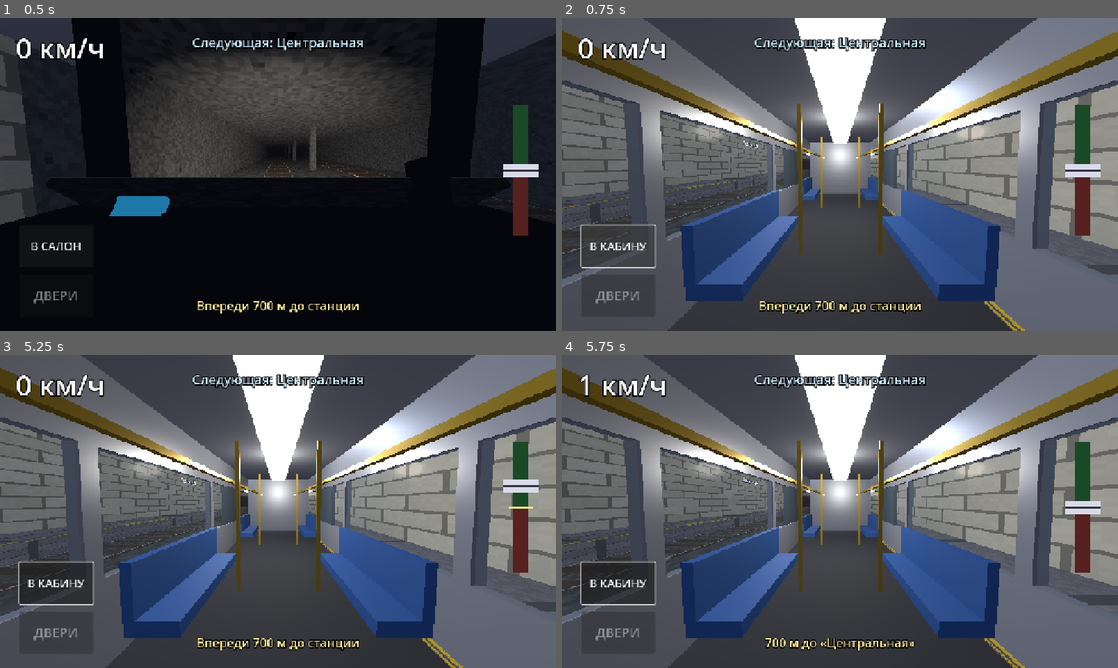
Above: before the commit, frames 1-4 (two rows, left to right).
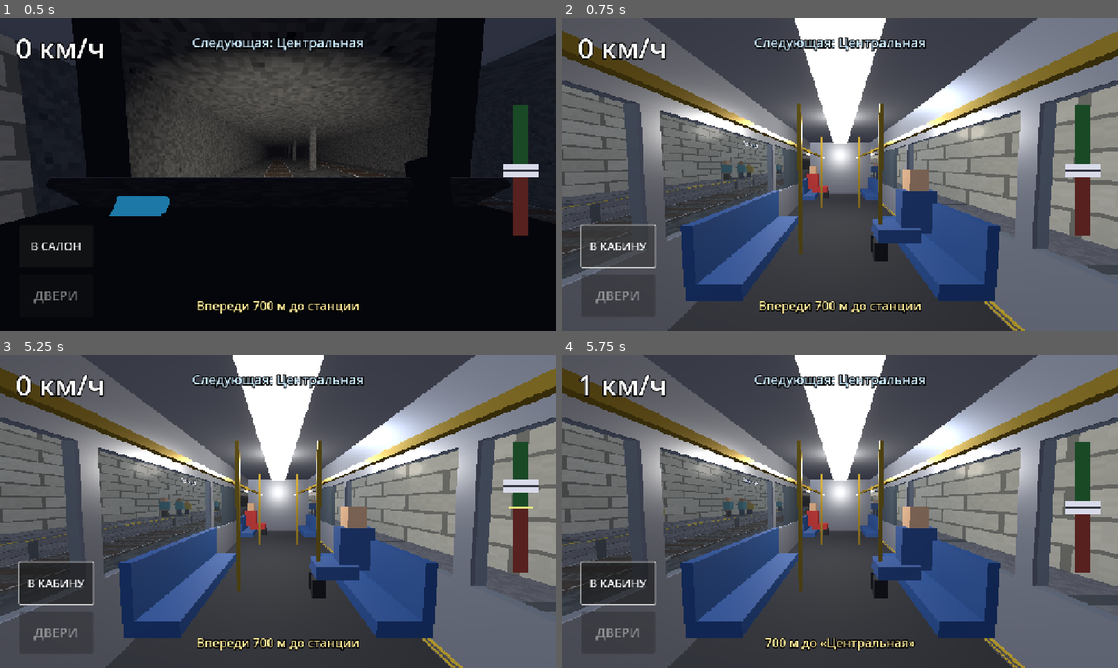
Above: after the commit, the same moments.

Repository: enmalafeev/metrograd
Game: Godot game, scene res://scenes/main.tscn
The game is run twice, just before and just after one commit, with the same random seed, the same clock (stepped at 60 frames per second) and the same inputs.
Inputs (mouse positions are in pixels of both pictures, inside the frame that each line leads up to):
- Up to frame 1 (0.5 s): no input
- Up to frame 2 (0.75 s): click "В САЛОН" at 0.5 s
- Up to frame 3 (5.25 s): click "В КАБИНУ" at 1.25 s; click "В САЛОН" at 2 s; click "В КАБИНУ" at 2.75 s; click "В САЛОН" at 3.5 s; click "В КАБИНУ" at 4.25 s; tap Enter at 5 s; drag from (522, 508) to (333, 442) at 5.02 s
- Up to frame 4 (5.75 s): no input

Frame 1 is identical in both runs. In frame 2, 2.2% of the frame differs, in the area x 28-68%, y 45-78%; in frame 3, 2.2%; in frame 4, 2.2%, in the area x 18-68%, y 45-78%.

Commit message:
Пассажиры на станциях: посадка и высадка из вагонов
На обеих платформах каждой станции стоят блочные пиксель-арт фигурки
(scripts/passengers.gd). Когда поезд открывает двери у центра платформы,
часть ожидающих идёт к ближайшей двери и «садится» в вагон, а часть
пассажиров выходит из вагона и расходится по платформе — движение твинами
с покачиванием при ходьбе. В салоне добавлены сидящие пассажиры, видимые
в режиме «В САЛОН». В остановки world.gd добавлено поле пути (x).

Co-Authored-By: Claude Opus 4.8 <noreply@anthropic.com>

Diff:
--- a/scenes/main.tscn
+++ b/scenes/main.tscn
@@ -1,8 +1,9 @@
-[gd_scene load_steps=5 format=3]
+[gd_scene load_steps=6 format=3]
 
 [ext_resource type="Script" path="res://scripts/main.gd" id="1"]
 [ext_resource type="Script" path="res://scripts/world.gd" id="2"]
 [ext_resource type="Script" path="res://scripts/train.gd" id="3"]
+[ext_resource type="Script" path="res://scripts/passengers.gd" id="4"]
 
 [node name="Main" type="Node"]
 script = ExtResource("1")
@@ -18,6 +19,9 @@
 [node name="Train" type="Node3D" parent="World3D"]
 script = ExtResource("3")
 
+[node name="Passengers" type="Node3D" parent="World3D"]
+script = ExtResource("4")
+
 [node name="HUD" type="CanvasLayer" parent="."]
 
 [node name="Screen" type="TextureRect" parent="HUD"]
--- a/scripts/main.gd
+++ b/scripts/main.gd
@@ -7,6 +7,7 @@
 
 @onready var world: Node3D = $World3D/World
 @onready var train: Node3D = $World3D/Train
+@onready var passengers: Node3D = $World3D/Passengers
 @onready var screen: TextureRect = $HUD/Screen
 
 var lever: Control
@@ -24,6 +25,7 @@
 func _ready() -> void:
 	screen.texture = $World3D.get_texture()
 	train.setup(world.get_curve(), world.start_offset())
+	passengers.setup(world)
 	_build_hud()
 	_update_hud()
 
@@ -56,6 +58,9 @@
 			doors_open = true
 			dwell_ok = false
 			get_tree().create_timer(DWELL).timeout.connect(func() -> void: dwell_ok = true)
+			# посадка/высадка на платформе того пути, у которого стоим
+			var stop: Dictionary = world.stops[next_stop]
+			passengers.board_and_alight(int(stop["idx"]), signi(int(stop["x"])))
 	elif dwell_ok:
 		doors_open = false
 		next_stop = (next_stop + 1) % world.stops.size()   # следующая остановка по кругу
--- /dev/null
+++ b/scripts/passengers.gd
@@ -0,0 +1,152 @@
+extends Node3D
+## Пассажиры на платформах станций: ожидают поезд, входят и выходят из вагонов.
+##
+## На каждой платформе каждой станции стоит группа блочных пиксель-арт фигурок.
+## Когда поезд открывает двери, main.gd вызывает board_and_alight(): часть
+## ожидающих идёт к ближайшей двери и «садится» (исчезает в вагоне), а часть
+## пассажиров «выходит» из вагона и расходится по платформе. Ходьба — твинами.
+
+const DOOR_X := 4.3            # |x| дверного проёма вагона у платформы
+const PLAT_NEAR := 4.75        # ближний к путям край зоны ожидания
+const PLAT_FAR := 6.35         # дальний край (у стены)
+const FLOOR_Y := 0.55          # уровень пола платформы
+const SPREAD := 21.0           # разброс ожидающих вдоль платформы, м
+const WALK_SPEED := 1.4        # скорость ходьбы, м/с
+const CROWD_CAP := 18          # мягкий предел людей на платформе
+# z дверей вагонов относительно центра станции (8 дверей четырёхвагонного состава)
+const DOOR_ZS := [-20.4, -15.6, -8.6, -3.4, 3.4, 8.6, 15.6, 20.4]
+
+var _world: Node3D
+var _rng := RandomNumberGenerator.new()
+var _waiting := {}             # "idx:side" → Array[Node3D] ожидающих
+var _matcache := {}            # Color → StandardMaterial3D
+
+var _shirt := [
+	Color(0.78, 0.22, 0.22), Color(0.20, 0.35, 0.62), Color(0.24, 0.52, 0.30),
+	Color(0.72, 0.60, 0.18), Color(0.45, 0.28, 0.55), Color(0.28, 0.55, 0.60),
+	Color(0.66, 0.66, 0.70), Color(0.80, 0.45, 0.20),
+]
+var _skin := [Color(0.94, 0.78, 0.62), Color(0.80, 0.60, 0.45), Color(0.62, 0.44, 0.30)]
+var _pants := [Color(0.16, 0.17, 0.22), Color(0.24, 0.21, 0.18), Color(0.20, 0.24, 0.32)]
+
+func setup(world: Node3D) -> void:
+	_world = world
+	_rng.randomize()
+	for i in world.stations.size():
+		for side in [-1, 1]:
+			_spawn_waiting(i, side, _rng.randi_range(5, 10))
+
+# --- посадка / высадка ------------------------------------------------------
+
+## Поезд открыл двери на станции idx у пути со стороны side (=sign(track_x)).
+func board_and_alight(idx: int, side: int) -> void:
+	var zc: float = _world.station_z(idx)
+	var key := _key(idx, side)
+	var list: Array = _waiting.get(key, [])
+
+	# выходят из вагонов на платформу (не переполняем платформу)
+	var out := 0 if list.size() > CROWD_CAP else _rng.randi_range(2, 5)
+	for _n in out:
+		var p := _make_person()
+		p.position = _door_spot(side, zc)
+		add_child(p)
+		_walk(p, _wait_spot(side, zc), _on_alighted.bind(key, p))
+
+	# заходят в вагоны с платформы
+	var board := mini(_rng.randi_range(2, 5), list.size())
+	for _n in board:
+		var p: Node3D = list.pop_back()
+		_walk(p, _door_spot(side, zc), _on_boarded.bind(p))
+
+func _on_alighted(key: String, p: Node3D) -> void:
+	if is_instance_valid(p):
+		_waiting[key].append(p)   # вышедший встаёт в очередь ожидающих
+
+func _on_boarded(p: Node3D) -> void:
+	if is_instance_valid(p):
+		p.queue_free()            # вошедший исчезает «в вагоне»
+
+# --- размещение -------------------------------------------------------------
+
+func _key(idx: int, side: int) -> String:
+	return "%d:%d" % [idx, side]
+
+func _spawn_waiting(idx: int, side: int, count: int) -> void:
+	var key := _key(idx, side)
+	if not _waiting.has(key):
+		_waiting[key] = []
+	var zc: float = _world.station_z(idx)
+	for _n in count:
+		var p := _make_person()
+		p.position = _wait_spot(side, zc)
+		add_child(p)
+		_waiting[key].append(p)
+
+func _wait_spot(side: int, zc: float) -> Vector3:
+	return Vector3(side * _rng.randf_range(PLAT_NEAR, PLAT_FAR),
+			FLOOR_Y, zc + _rng.randf_range(-SPREAD, SPREAD))
+
+func _door_spot(side: int, zc: float) -> Vector3:
+	var dz: float = DOOR_ZS[_rng.randi() % DOOR_ZS.size()] + _rng.randf_range(-0.6, 0.6)
+	return Vector3(side * DOOR_X, FLOOR_Y, zc + dz)
+
+func _walk(p: Node3D, dest: Vector3, on_done: Callable) -> void:
+	var body: Node3D = p.get_meta("body")
+	var d := p.position.distance_to(dest)
+	var dur := clampf(d / WALK_SPEED, 0.35, 2.2)
+	var tw := create_tween()
+	tw.tween_property(p, "position", dest, dur)
+	# лёгкое покачивание корпуса — имитация шага
+	tw.parallel().tween_method(_bob.bind(body), 0.0, PI * maxf(2.0, d * 4.0), dur)
+	tw.finished.connect(_arrive.bind(body, on_done))
+
+func _bob(ph: float, body: Node3D) -> void:
+	if is_instance_valid(body):
+		body.position.y = absf(sin(ph)) * 0.05
+
+func _arrive(body: Node3D, on_done: Callable) -> void:
+	if is_instance_valid(body):
+		body.position.y = 0.0
+	if on_done.is_valid():
+		on_done.call()
+
+# --- фигурка пассажира (блочный пиксель-арт человечек) ----------------------
+
+func _make_person() -> Node3D:
+	var root := Node3D.new()
+	var body := Node3D.new()
+	root.add_child(body)
+	root.set_meta("body", body)
+	var shirt: Color = _shirt[_rng.randi() % _shirt.size()]
+	var skin: Color = _skin[_rng.randi() % _skin.size()]
+	var pants: Color = _pants[_rng.randi() % _pants.size()]
+	var s := _rng.randf_range(0.9, 1.08)   # рост варьируется
+	# ноги
+	_pbox(body, Vector3(0.15, 0.5, 0.17), Vector3(-0.1, 0.25 * s, 0), pants)
+	_pbox(body, Vector3(0.15, 0.5, 0.17), Vector3(0.1, 0.25 * s, 0), pants)
+	# торс
+	_pbox(body, Vector3(0.44, 0.58, 0.27), Vector3(0, 0.79 * s, 0), shirt)
+	# руки
+	_pbox(body, Vector3(0.12, 0.54, 0.16), Vector3(-0.28, 0.78 * s, 0), shirt)
+	_pbox(body, Vector3(0.12, 0.54, 0.16), Vector3(0.28, 0.78 * s, 0), shirt)
+	# голова
+	_pbox(body, Vector3(0.25, 0.27, 0.25), Vector3(0, 1.22 * s, 0), skin)
+	return root
+
+func _pbox(parent: Node3D, size: Vector3, pos: Vector3, color: Color) -> void:
+	var mi := MeshInstance3D.new()
+	var bm := BoxMesh.new()
+	bm.size = size
+	mi.mesh = bm
+	mi.material_override = _color_mat(color)
+	mi.position = pos
+	parent.add_child(mi)
+
+func _color_mat(c: Color) -> StandardMaterial3D:
+	if not _matcache.has(c):
+		var m := StandardMaterial3D.new()
+		m.albedo_color = c
+		m.roughness = 0.9
+		m.metallic = 0.0
+		_matcache[c] = m
+	return _matcache[c]
--- a/scripts/train.gd
+++ b/scripts/train.gd
@@ -44,6 +44,8 @@
 var _pole: StandardMaterial3D     # поручни
 var _glow: StandardMaterial3D     # плафоны освещения
 var _dark: StandardMaterial3D     # кабина / тёмные детали
+var _skinm: StandardMaterial3D    # кожа сидящих пассажиров
+var _people: Array[StandardMaterial3D] = []  # цвета одежды пассажиров
 
 func _ready() -> void:
 	_init_materials()
@@ -116,6 +118,14 @@
 	_seat = _flat(Color(0.18, 0.34, 0.62), 0.0, 0.6)
 	_pole = _flat(Color(0.86, 0.72, 0.24), 0.6, 0.3)
 	_dark = _flat(Color(0.13, 0.14, 0.16), 0.0, 0.8)
+	_skinm = _flat(Color(0.9, 0.72, 0.56), 0.0, 0.9)
+	_people = [
+		_flat(Color(0.78, 0.22, 0.22), 0.0, 0.9),
+		_flat(Color(0.20, 0.35, 0.62), 0.0, 0.9),
+		_flat(Color(0.24, 0.52, 0.30), 0.0, 0.9),
+		_flat(Color(0.72, 0.60, 0.18), 0.0, 0.9),
+		_flat(Color(0.45, 0.28, 0.55), 0.0, 0.9),
+	]
 	_glass = StandardMaterial3D.new()
 	_glass.albedo_color = Color(0.45, 0.55, 0.63, 0.30)
 	_glass.transparency = BaseMaterial3D.TRANSPARENCY_ALPHA
@@ -198,6 +208,8 @@
 	for sx in [-0.95, 0.95]:
 		for zc in segs:
 			_bench(car, sx, zc)
+			if randf() < 0.55:
+				_rider(car, sx, zc)
 	# поручни-стойки и надпоручень
 	for zc in [-2.6, 0.0, 2.6]:
 		for sx in [-0.5, 0.5]:
@@ -219,6 +231,15 @@
 func _bench(car: Node3D, sx: float, zc: float) -> void:
 	_box(car, Vector3(0.42, 0.12, 1.9), Vector3(sx, FLOOR + 0.22, zc), _seat)          # сиденье
 	_box(car, Vector3(0.09, 0.46, 1.9), Vector3(sx + signf(sx) * 0.18, FLOOR + 0.5, zc), _seat)  # спинка
+
+func _rider(car: Node3D, sx: float, zc: float) -> void:
+	# сидящий пассажир: спина у борта, ноги свисают к проходу (к меньшему |x|)
+	var shirt := _people[randi() % _people.size()]
+	_box(car, Vector3(0.40, 0.50, 0.26), Vector3(sx * 0.98, 1.12, zc), shirt)   # торс
+	_box(car, Vector3(0.24, 0.26, 0.24), Vector3(sx * 0.98, 1.50, zc), _skinm)  # голова
+	_box(car, Vector3(0.50, 0.16, 0.42), Vector3(sx * 0.72, 0.86, zc), shirt)   # бёдра
+	_box(car, Vector3(0.15, 0.44, 0.15), Vector3(sx * 0.5, 0.56, zc - 0.12), _dark)  # голени
+	_box(car, Vector3(0.15, 0.44, 0.15), Vector3(sx * 0.5, 0.56, zc + 0.12), _dark)
 
 # --- кабина головного вагона ------------------------------------------------
 
--- a/scripts/world.gd
+++ b/scripts/world.gd
@@ -236,10 +236,12 @@
 		# внешний путь (x=-T) и внутренний (x=+T)
 		stops.append({
 			"name": str(stations[i]["name"]), "idx": i, "terminal": terminal,
+			"x": -T,  # внешний путь → внешняя платформа (side = -1)
 			"offset": _curve.get_closest_offset(Vector3(-T, 0, station_z(i))),
 		})
 		stops.append({
 			"name": str(stations[i]["name"]), "idx": i, "terminal": terminal,
+			"x": T,   # внутренний путь → внутренняя платформа (side = +1)
 			"offset": _curve.get_closest_offset(Vector3(T, 0, station_z(i))),
 		})
 	stops.sort_custom(func(a, b): return a["offset"] < b["offset"])
